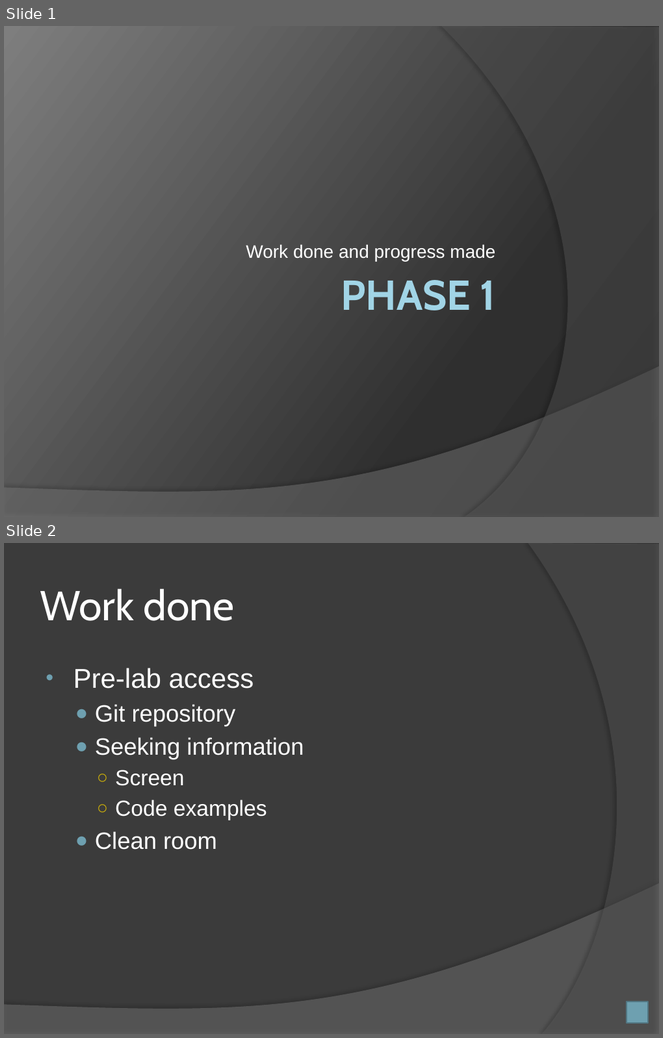
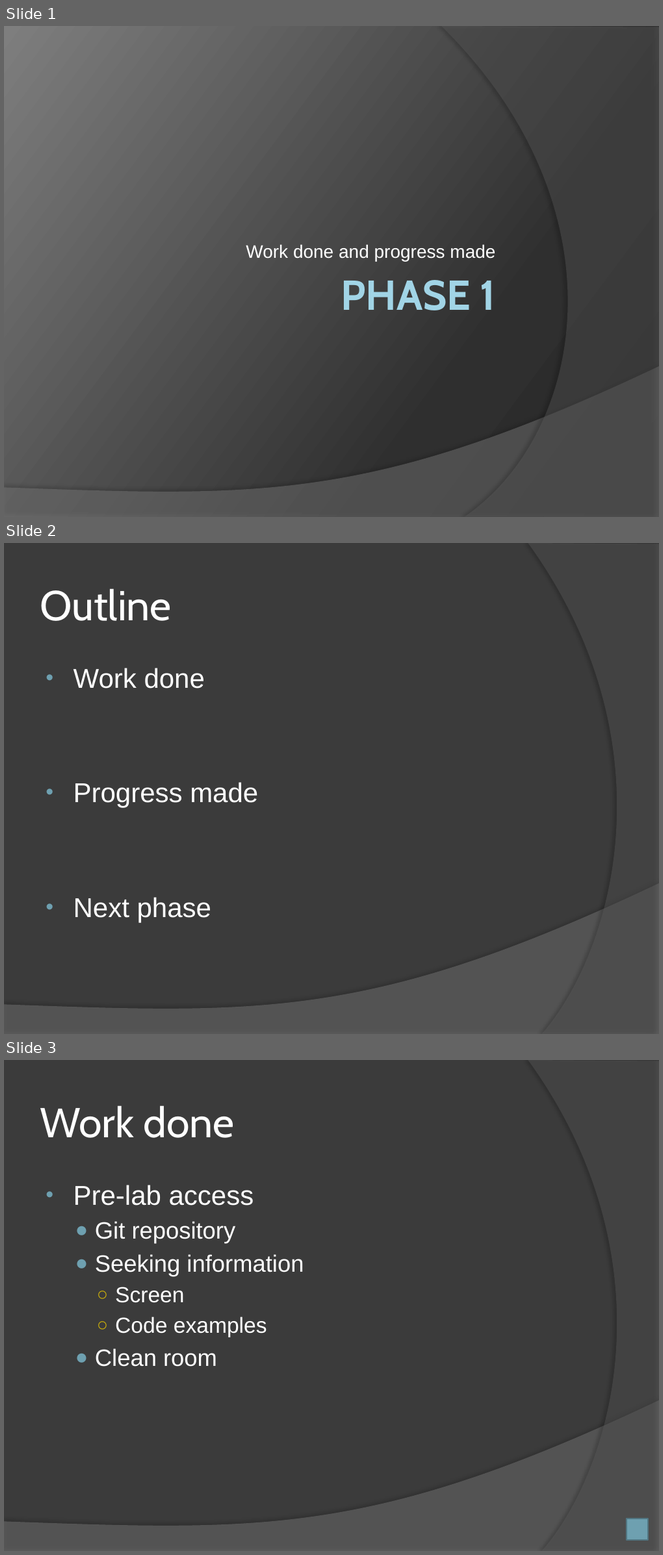
Before and after one commit to Simmz64/EmbeddedProject, a slide deck: SimonGollbo_EmbeddedProject_Phase1.pptx. Shown one above the other, each under a label of ours: slides 1 and 2 before the commit, slides 1, 2 and 3 after it. The pictures are 663x1038 and 663x1555 pixels, drawn with LibreOffice and Linux fonts; fonts in the diff are those of the drawing. Boxes give left, top, right and bottom in pixels: in the first picture for what was removed or moved away, otherwise in the second. Text is boxed around its words. In the diff, an @@ line names an element or a change of style, - is before the commit and + after.

Commit message:
Phase report writing continued

```diff
--- a/SimonGollbo_EmbeddedProject_Phase1.pptx
+++ b/SimonGollbo_EmbeddedProject_Phase1.pptx
@@ slide 2 added at [4,543,659,1034], background #3B3B3B; not listed: 2 template elements that a slide beside it also shows @@
@@ title added at [40,589,171,621], 46 pt, text #FFFFFF @@
+Outline
@@ text added at [74,668,258,923], 30 pt, text #FFFFFF @@
+• Work done
+• Progress made
+• Next phase
@@ what was slide 2 is now slide 3 @@
```
Also in this commit, not shown: 1 other file.
